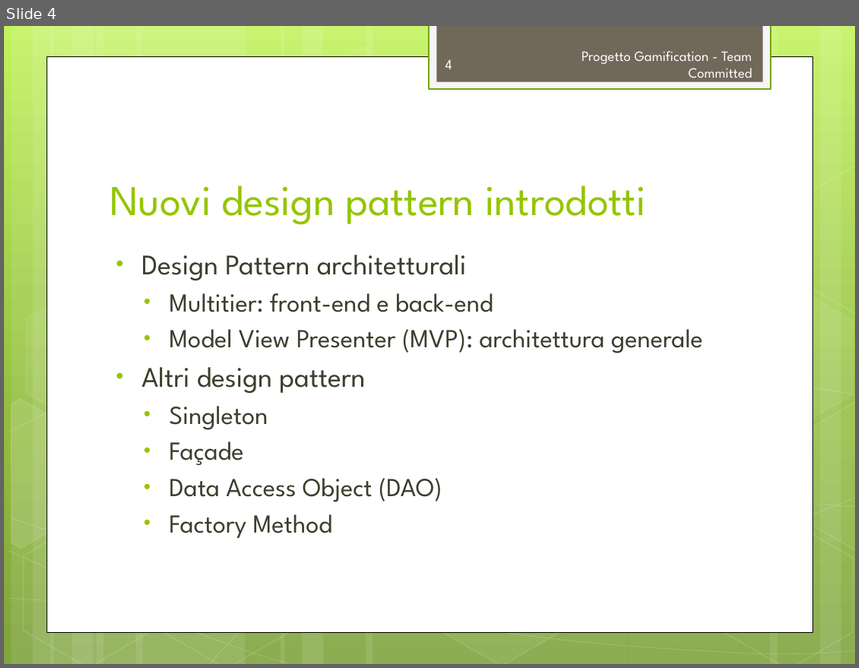
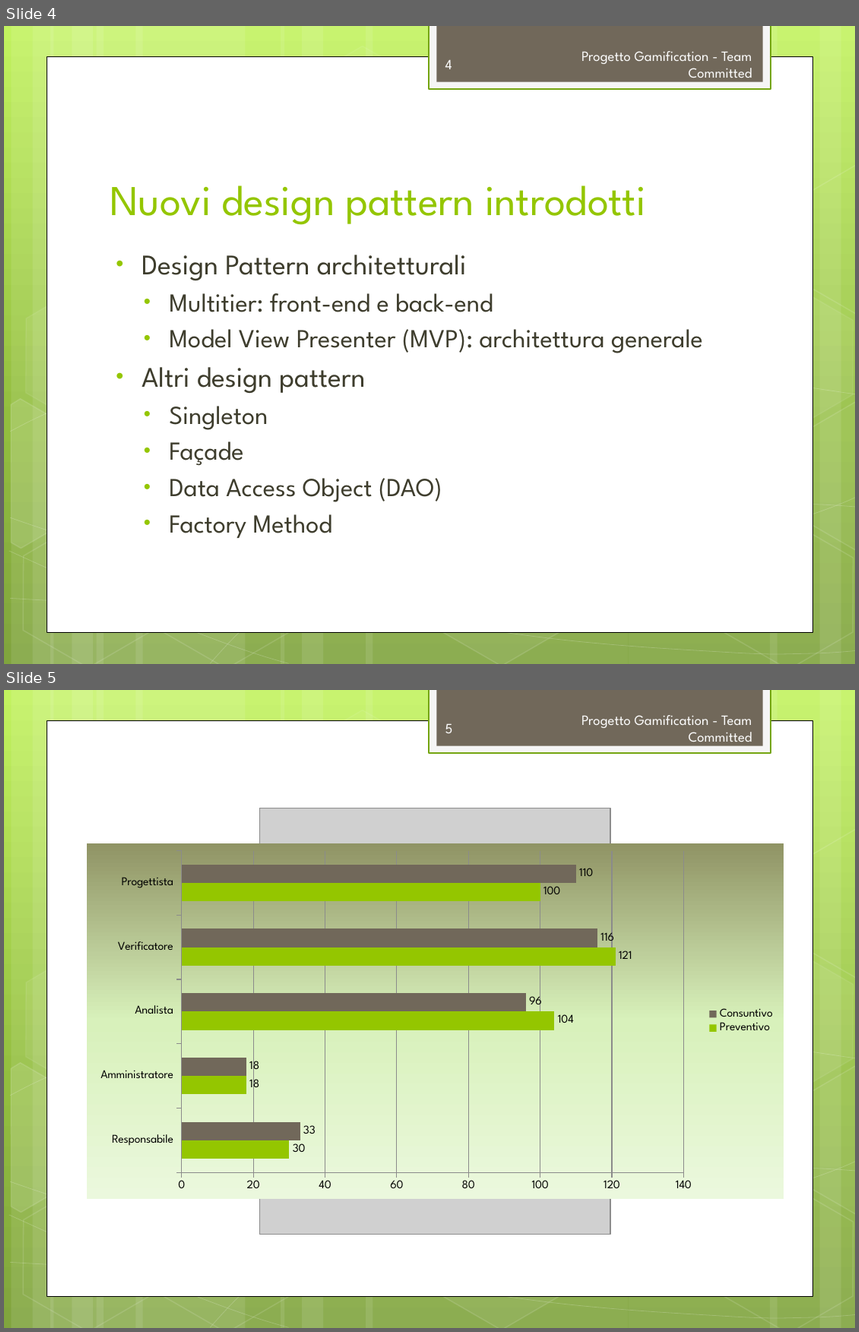
Before and after one commit to TeamCommitted/Team-Committed---Documenti, a slide deck: RQ/Esterni/Presentazione/RQ-Presentazione.pptx. Shown one above the other, each under a label of ours: slide 4 before the commit, slides 4 and 5 after it. The pictures are 859x668 and 859x1332 pixels, drawn with LibreOffice and Linux fonts; fonts in the diff are those of the drawing; grey boxes stand for pictures. Boxes give left, top, right and bottom in pixels: in the first picture for what was removed or moved away, otherwise in the second. Text is boxed around its words. In the diff, an @@ line names an element or a change of style, - is before the commit and + after.

Commit message:
[Presentazione] aggiornamento

```diff
--- a/RQ/Esterni/Presentazione/RQ-Presentazione.pptx
+++ b/RQ/Esterni/Presentazione/RQ-Presentazione.pptx
@@ slide 5 added at [4, 690, 855, 1328], background gradient #C3F35F to #93BF3F to #81A53E; not listed: 31 template elements that a slide beside it also shows @@
@@ page number added at [446, 723, 453, 733], 12 pt, text #FEFEFE @@
+5
@@ text added at [582, 715, 753, 747], 12 pt, text #FEFEFE @@
+Progetto Gamification - Team Committed
@@ picture added at [260, 809, 611, 1235] @@
@@ bar chart added at [87, 844, 784, 1199] @@
+categories: Responsabile, Amministratore, Analista, Verificatore, Progettista
+Preventivo: 30, 18, 104, 121, 100
+Consuntivo: 33, 18, 96, 116, 110
```
